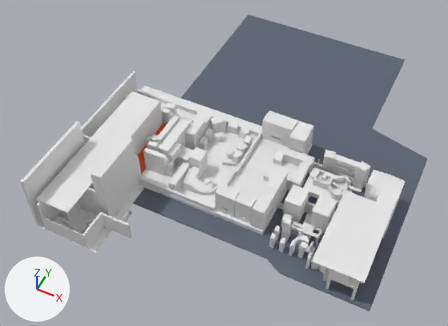
The FBX model Assets/Models/scene.fbx, before and after one commit.
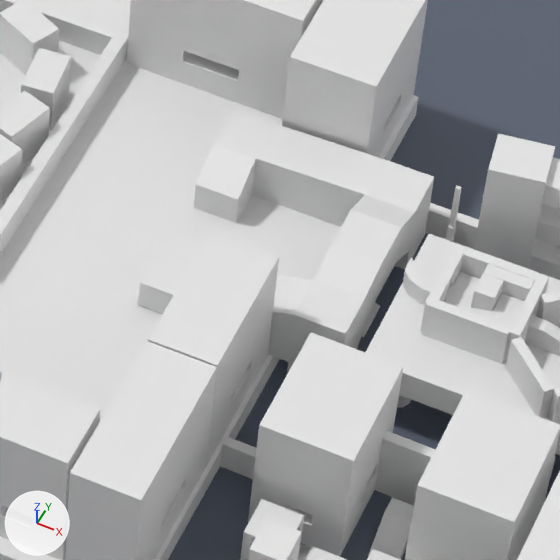
Each version appears first whole from a 50 mm lens placed at (269.5, -718.4, 510.2), pointed at (66.1, -311.7, 1.9), and next in a close-up on the part from 53% to 75% of the width and 39% to 69% of the height. Lighting does not change. The marker at lower left points along +X, +Y and +Z. The older version's two pictures come first. Where no turn or scale is listed for an object, it has been applied to the vertices. Vertices at exactly the same position are counted once.

Script lines for the objects in view, before the commit:
```python
me_cube_131 = bpy.data.meshes.new('Cube.131')
me_cube_131.from_pydata([(-21.34, 6.96, 5.86), (-11.44, 6.96, 5.86), (-21.37, 6.96, -4.07), (-21.37, 16.98, -4.07), (-21.37, 16.98, 5.68), (-11.46, 6.96, -4.07), (-11.46, 16.98, -4.07), (-11.46, 16.98, 5.68)], [], [(6, 7, 1, 5), (2, 0, 4, 3), (3, 4, 7, 6), (3, 6, 5, 2), (7, 4, 0, 1), (5, 1, 0, 2)])
me_cube_131.materials.append(mat_colorgrid)  # white #e7e7e7
me_cube_326 = bpy.data.meshes.new('Cube.326')
me_cube_326.from_pydata(...)  # 56 vertices, 52 faces; spans x -31.4..9.0, y -37.2..7.5, z -9.7..10.4
me_cube_326.materials.append(mat_colorgrid)  # white #e7e7e7
me_cube_397 = bpy.data.meshes.new('Cube.397')
me_cube_397.from_pydata(...)  # a box spanning x -13.9..1.4, y -0.4..1.6, z -1.0..7.3
me_cube_397.materials.append(mat_colorgrid)  # white #e7e7e7
ob_cube_083 = bpy.data.objects.new('Cube.083', me_cube_131)
ob_cube_083.location = (167.1, -307.1, 14.2)
ob_cube_088 = bpy.data.objects.new('Cube.088', me_cube_326)
ob_cube_088.location = (146.6, -279.9, 9.6)
ob_cube_126 = bpy.data.objects.new('Cube.126', me_cube_397)
ob_cube_126.location = (181.2, -294.9, 17.4)
# also in view: 'Cube.081' at (180.3, -302.7, 13.3); 'Cube.171' at (79.2, -291.9, 10.4); 'Cube.080' at (86.4, -291.4, 8.1); 'Cube.119' at (190.1, -272.7, 4.4); 'Cube.130' at (160.8, -338.5, 2.9)
```
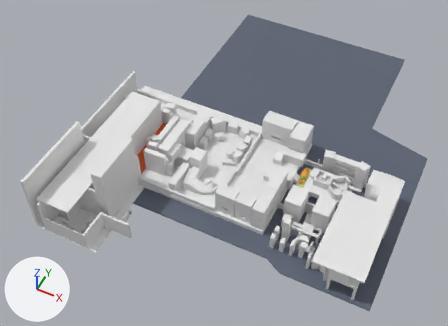
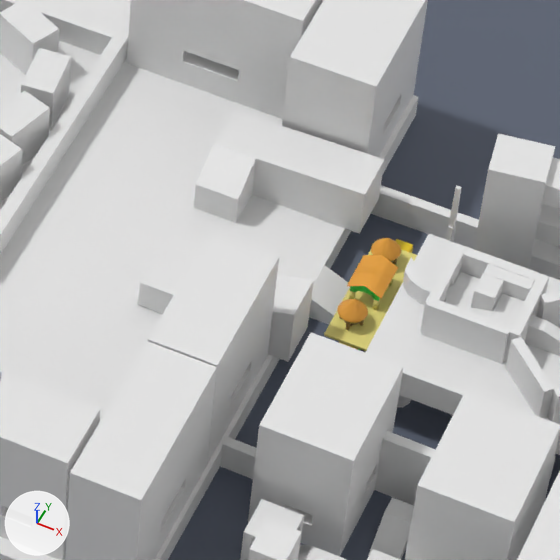
Not visible in the close-ups: 'Cube.013'.

Location of each change, [x1, y1, x2, y2] in pixels of the close-ups (560 x 560 px):
'Cube.088', reshaped: before [137, 109, 434, 374]; after [137, 109, 385, 362]
'Cube.083', no longer drawn: before [331, 210, 402, 299]
'Cube.011', added (yellow): after [324, 249, 417, 351]
'Cube.017', added: after [347, 255, 398, 311]
    faces in mat_roof (orange #e7a23c): [347, 255, 398, 298]
    faces in mat_material_001 (green #34e753): [350, 286, 380, 301]
'Cylinder.001', added: after [337, 299, 368, 330]
    faces in mat_roof (orange #e7a23c): [337, 299, 368, 323]
'Cylinder.002', added: after [371, 238, 401, 265]
    faces in mat_roof (orange #e7a23c): [371, 238, 401, 261]
'NurbsPath.002', added (mostly hidden): after [396, 239, 413, 253]
part 1 of me_cube_326, cut back: before [287, 160, 434, 374]; after [288, 160, 385, 362]
'Cube.030', unchanged, uncovered by the edit: before [362, 303, 381, 337]; after [309, 265, 350, 324]

The change, as a diff of the scene's bpy script:
```diff
--- a/Assets/Models/scene.fbx.py
+++ b/Assets/Models/scene.fbx.py
@@ me_cube_326 @@
-me_cube_326.from_pydata(...)  # 56 vertices, 52 faces; spans x -31.4..9.0, y -37.2..7.5, z -9.7..10.4
+me_cube_326.from_pydata(...)  # 32 vertices, 28 faces; spans x -31.4..-0.9, y -37.2..7.5, z -4.4..8.9
+# me_cube_326 part 1
+# 24 vertices are removed from x -1.0..9.0, y -37.2..7.5, z -9.7..10.4
+# 26 faces are deleted
+# 2 new faces join them
 me_cube_326.materials.append(mat_colorgrid)
@@ me_cube_131 @@
-me_cube_131.from_pydata(...)  # 8 vertices, 6 faces; spans x -21.37..-11.44, y 6.96..16.98, z -4.07..5.86
+me_cube_131.from_pydata(...)  # 0 vertices, 0 faces; spans empty
+# me_cube_131 part 2: the whole mesh is rebuilt
 me_cube_131.materials.append(mat_colorgrid)
@@ ob_cube_017 @@
+ob_cube_017 = bpy.data.objects.new('Cube.017', me_cube_016)  # 486 vertices, 496 faces; spans x -3.42..3.42, y -4.19..4.19, z -5.92..0.0; in mat_material_001 (green #34e753), mat_material_002 (yellow #e7df81), mat_roof (orange #e7a23c)
+ob_cube_017.location = (153.1, -295.9, 12.7)
@@ ob_cube_011 @@
+ob_cube_011 = bpy.data.objects.new('Cube.011', me_cube_006)  # 56 vertices, 54 faces; spans x -5.6..5.6, y -2.6..22.9, z -0.3..0.3; in mat_wall2 (yellow #e7db7e)
+ob_cube_011.location = (155.0, -306.6, 6.4)
@@ ob_nurbspath_002 @@
+ob_nurbspath_002 = bpy.data.objects.new('NurbsPath.002', me_mesh_003)  # 208 vertices, 186 faces; spans x -0.25..3.14, y -2.01..5.18, z -3.08..0.98; in mat_wall (yellow #e7c71e)
+ob_nurbspath_002.location = (152.1, -283.4, 3.0)
@@ ob_cylinder_001 @@
+ob_cylinder_001 = bpy.data.objects.new('Cylinder.001', me_cylinder_002)  # 2036 vertices, 1432 faces; spans x -2.78..2.79, y -2.75..2.86, z -6.22..0.0; in mat_wood (brown #957741), mat_roof (orange #e7a23c)
+ob_cylinder_001.location = (152.7, -304.2, 13.0)
@@ ob_cube_013 @@
+ob_cube_013 = bpy.data.objects.new('Cube.013', me_cube_003)  # 1641 vertices, 1707 faces; spans x -0.07..3.39, y -2.77..2.77, z -6.2..0.0; in mat_wood (brown #957741), mat_material_001 (green #34e753)
+ob_cube_013.location = (151.8, -303.1, 6.1)
@@ ob_cylinder_002 @@
+ob_cylinder_002 = bpy.data.objects.new('Cylinder.002', me_cylinder_002.copy())
+ob_cylinder_002.location = (152.7, -287.7, 13.0)
```
